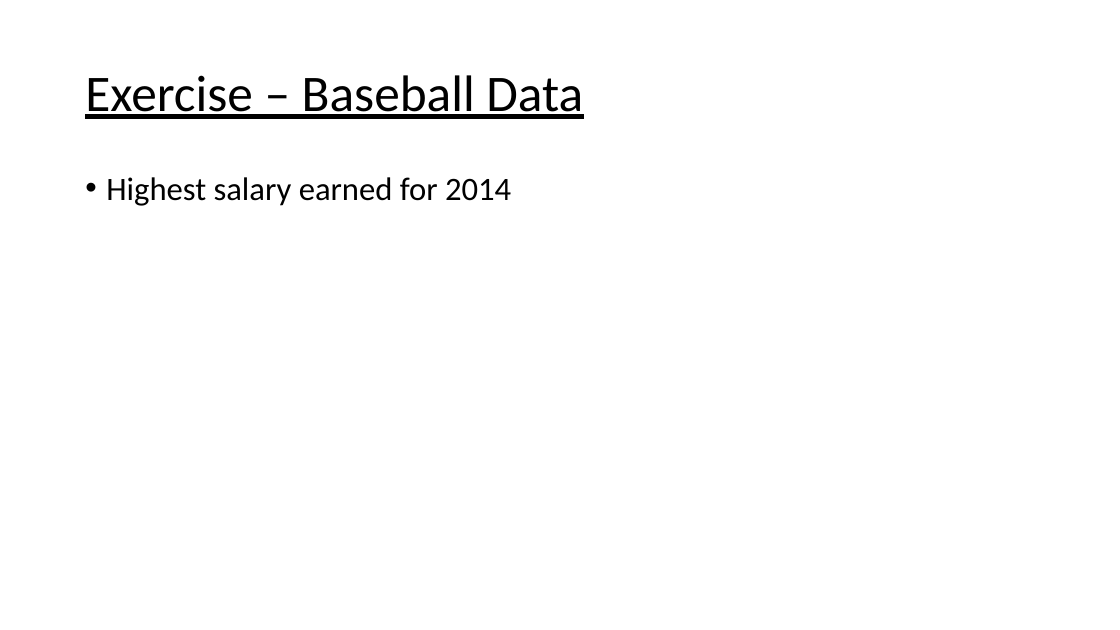
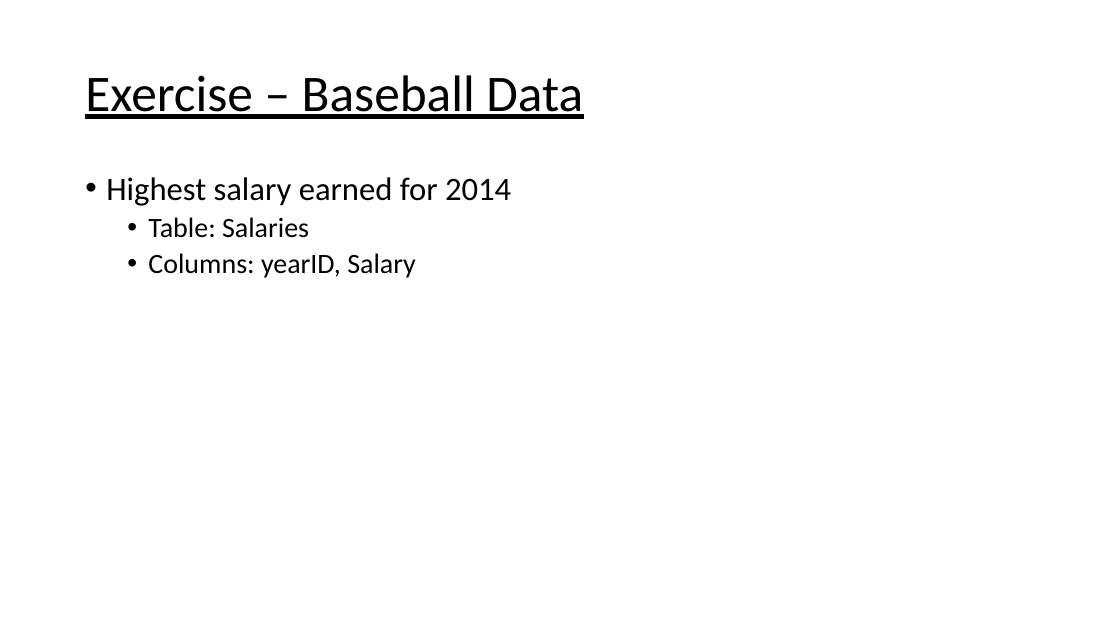
Before and after one commit to WSU-DataScience/USCOTS19_workshop, a slide deck: slide 11 of block_3_data_management/1_Introduction to SQL.pptx. Drawn at 1120x630 pixels with LibreOffice and Linux fonts; fonts in the diff are those of the drawing. Boxes give left, top, right and bottom in pixels: in the first picture for what was removed or moved away, otherwise in the second. Text is boxed around its words. In the diff, an @@ line names an element or a change of style, - is before the commit and + after.

```diff
--- a/block_3_data_management/1_Introduction to SQL.pptx
+++ b/block_3_data_management/1_Introduction to SQL.pptx
@@ text at <box>148,217,416,278</box>: paragraphs added @@
+  • Table: Salaries
+  • Columns: yearID, Salary
```
Also in this commit, not shown: 7 other slides changed, 1 slide added, 1 slide removed.
